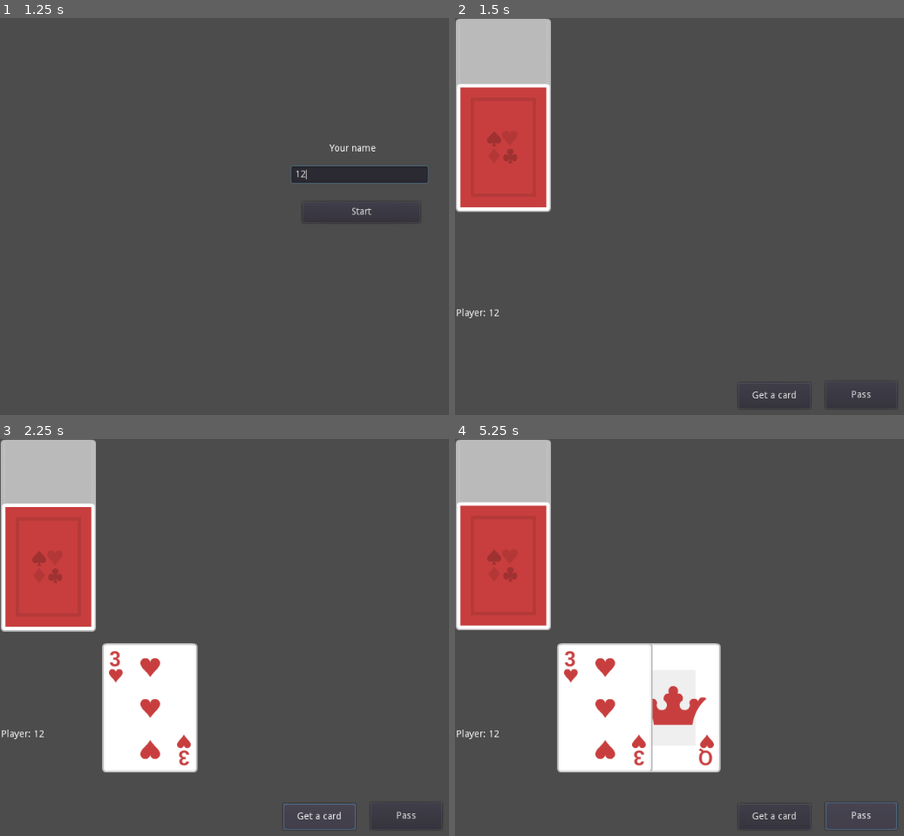
Above: before the commit, frames 1-4 (two rows, left to right).
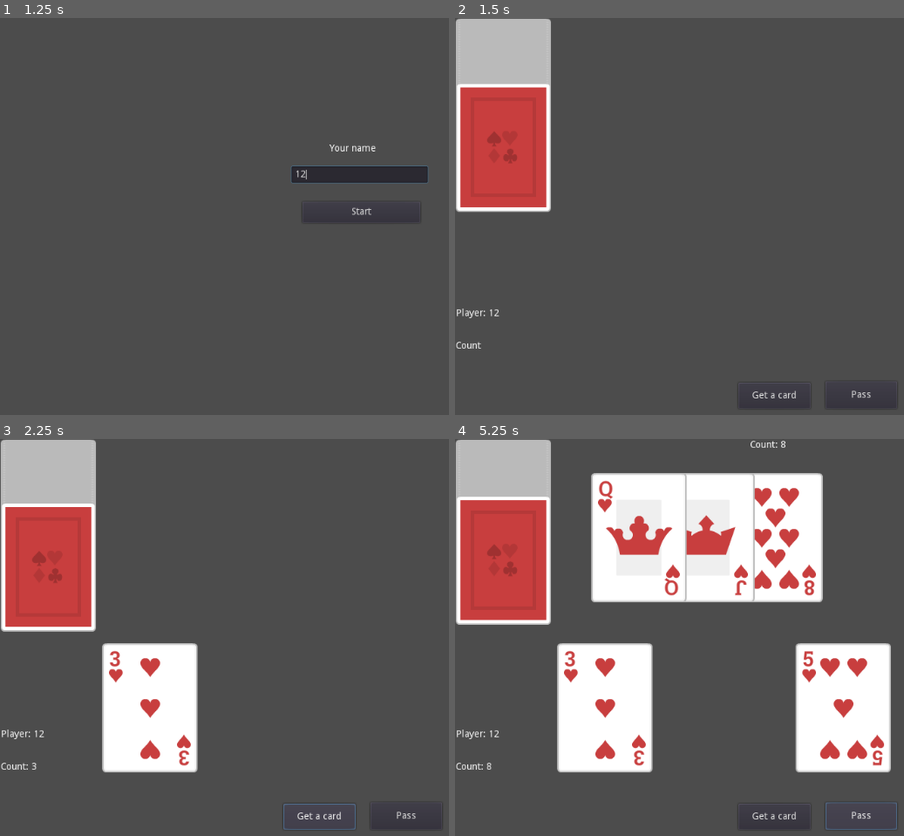
Above: after the commit, the same moments.

Repository: DJWOMS/black_jack_game
Game: Godot game, scene res://scene/Enter.tscn
The game is run twice, just before and just after one commit, with the same random seed, the same clock (stepped at 60 frames per second) and the same inputs.
Inputs (mouse positions are in pixels of both pictures, inside the frame that each line leads up to):
- Up to frame 1 (1.25 s): click (359, 172) at 0.52 s; type "12" at 0.6 s
- Up to frame 2 (1.5 s): click "Start" at 1.25 s
- Up to frame 3 (2.25 s): click "Get a card" at 2 s
- Up to frame 4 (5.25 s): click "Pass" at 2.75 s; click (603, 708) at 3.52 s; click "Get a card" at 4.25 s; click "Pass" at 5 s

Frame 1 is identical in both runs. In frame 2, less than 0.1% of the frame differs, in the area x 0-6%, y 81-84%; in frame 3, less than 0.1%; in frame 4, 30%, in the area x 0-98%, y 0-84%.

Commit message:
update player, add brocker

Diff:
--- a/scene/Game.gd
+++ b/scene/Game.gd
@@ -34,12 +34,28 @@
 			_card.position.x = x
 			_card.position.y = y
 			y += 2.0
+			_card.add_to_group("cards")
 			call_deferred("add_child", _card)
+	#get_groups()
+
+
+func btn():
+	$Button.disabled = true
+	$Pass.disabled = true
 
 
 func check_count():
 	if Global.count > 21:
-		$Result.text = "Game over"
+		btn()
+		$WindowDialog.visible = true
+		var result = $WindowDialog.get_child(3)
+		result.text = "Game over"
+	if Global.count == 21:
+		btn()
+		$WindowDialog.visible = true
+		var result = $WindowDialog.get_child(3)
+		result.text = "You win!!!"
+
 
 func _on_Button_pressed():
 	var last_child = get_node(".").get_child(get_child_count()-current_card)
@@ -48,4 +64,29 @@
 	last_child.set_position(Vector2(current_card_x, current_card_y))
 	last_child.facedown = false
 	Global.count += last_child.value
+	$PlayerCount.text = "Count: %s" % Global.count
 	check_count()
+
+
+func _on_NewGame_pressed():
+	Global.reset()
+	get_tree().change_scene("res://scene/Game.tscn")
+
+
+func _on_Exit_pressed():
+	get_tree().quit()
+
+
+func _on_Pass_pressed():
+	current_card_x = 100.0
+	while Global.brocker_count < 21:
+		var last_child = get_node(".").get_child(get_child_count()-current_card)
+		current_card += 1
+		current_card_x += 100.0
+		last_child.set_position(Vector2(current_card_x, 50))
+		last_child.facedown = false
+		if last_child.value + Global.brocker_count <= 21:
+			Global.brocker_count += last_child.value
+			$BrockerCount.text = "Count: %s" % Global.count
+		else:
+			break
--- a/scene/Game.tscn
+++ b/scene/Game.tscn
@@ -34,12 +34,58 @@
 "_edit_use_anchors_": false
 }
 
-[node name="Result" type="Label" parent="."]
-margin_left = 348.0
-margin_top = 163.0
-margin_right = 698.0
-margin_bottom = 266.0
+[node name="PlayerCount" type="Label" parent="."]
+margin_left = 0.821632
+margin_top = 475.023
+margin_right = 109.822
+margin_bottom = 512.023
+text = "Count"
+__meta__ = {
+"_edit_use_anchors_": false
+}
+
+[node name="BrockerCount" type="Label" parent="."]
+margin_left = 433.265
+margin_top = 2.0
+margin_right = 619.265
+margin_bottom = 51.0
+__meta__ = {
+"_edit_use_anchors_": false
+}
+
+[node name="WindowDialog" type="WindowDialog" parent="."]
+margin_left = 349.573
+margin_top = 167.416
+margin_right = 705.573
+margin_bottom = 349.416
+window_title = "Geme over"
+__meta__ = {
+"_edit_use_anchors_": false
+}
+
+[node name="NewGame" type="Button" parent="WindowDialog"]
+margin_left = 29.3727
+margin_top = 133.119
+margin_right = 173.373
+margin_bottom = 166.119
+text = "New game"
+
+[node name="Exit" type="Button" parent="WindowDialog"]
+margin_left = 190.411
+margin_top = 134.178
+margin_right = 334.411
+margin_bottom = 167.178
+text = "Exit"
+
+[node name="Result" type="Label" parent="WindowDialog"]
+margin_left = 3.72437
+margin_top = 10.4162
+margin_right = 353.724
+margin_bottom = 113.416
 __meta__ = {
 "_edit_use_anchors_": false
 }
 [connection signal="pressed" from="Button" to="." method="_on_Button_pressed"]
+[connection signal="pressed" from="Pass" to="." method="_on_Pass_pressed"]
+[connection signal="pressed" from="WindowDialog/NewGame" to="." method="_on_NewGame_pressed"]
+[connection signal="pressed" from="WindowDialog/Exit" to="." method="_on_Exit_pressed"]
--- a/scene/Global.gd
+++ b/scene/Global.gd
@@ -2,3 +2,9 @@
 
 var player_name
 var count := 0
+
+var brocker_count := 0
+
+func reset():
+	count = 0
+	brocker_count = 0
